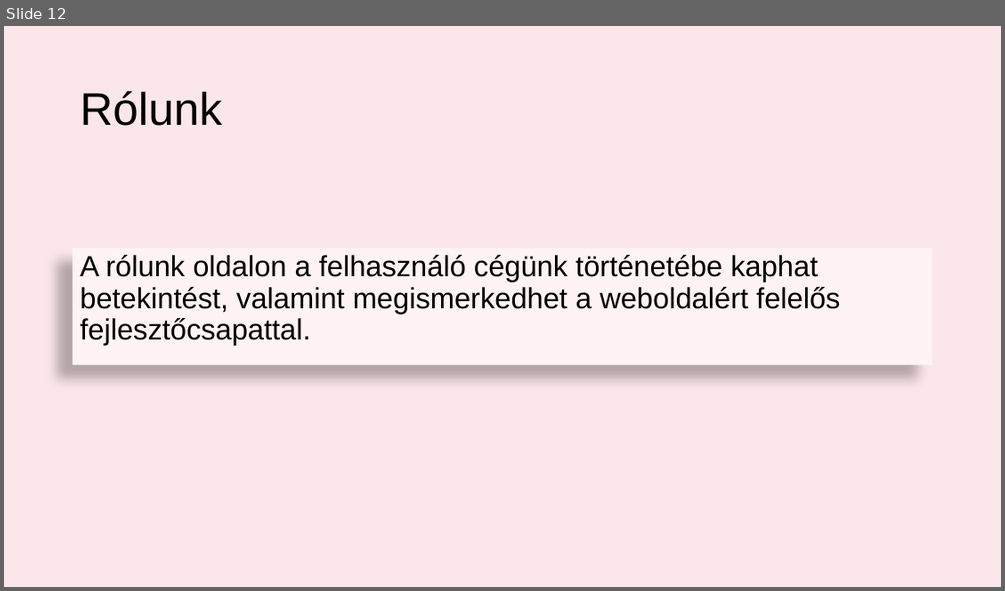
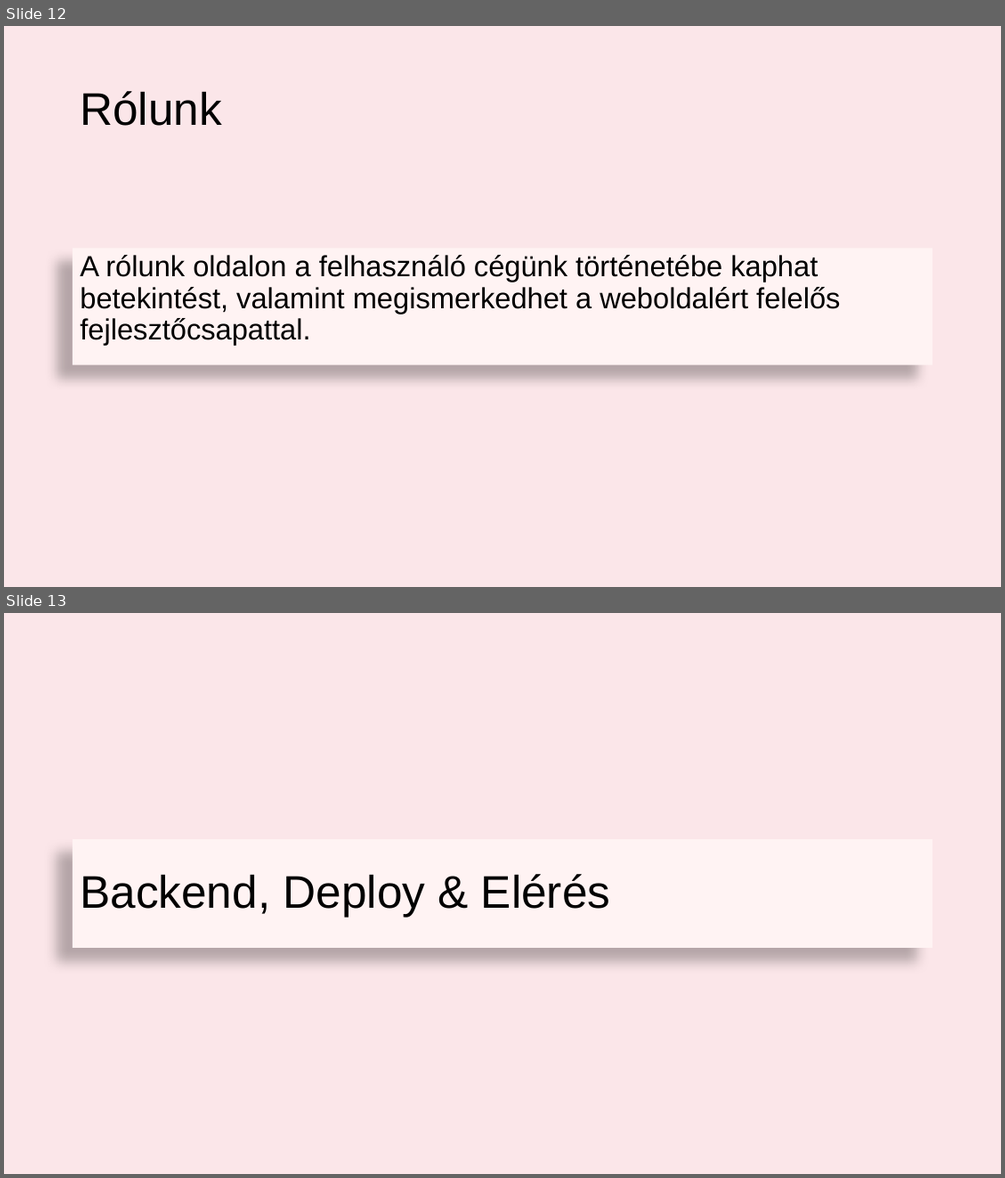
Before and after one commit to gerync/oakNglass, a slide deck: Oak&Glass.pptx. Shown one above the other, each under a label of ours: slide 12 before the commit, slides 12 and 13 after it. The pictures are 1005x591 and 1005x1178 pixels, drawn with LibreOffice and Linux fonts; fonts in the diff are those of the drawing. Boxes give left, top, right and bottom in pixels: in the first picture for what was removed or moved away, otherwise in the second. Text is boxed around its words. In the diff, an @@ line names an element or a change of style, - is before the commit and + after.

Commit message:
PPT backend++

```diff
--- a/Oak&Glass.pptx
+++ b/Oak&Glass.pptx
@@ slide 13 added at [4,613,1001,1174], background #FBE6E9 @@
@@ title added at [73,840,933,948], fill #FFF3F3, 44 pt, text #000000 @@
+Backend, Deploy & Elérés
```
Also in this commit, not shown: 1 slide changed, 5 other slides added.
